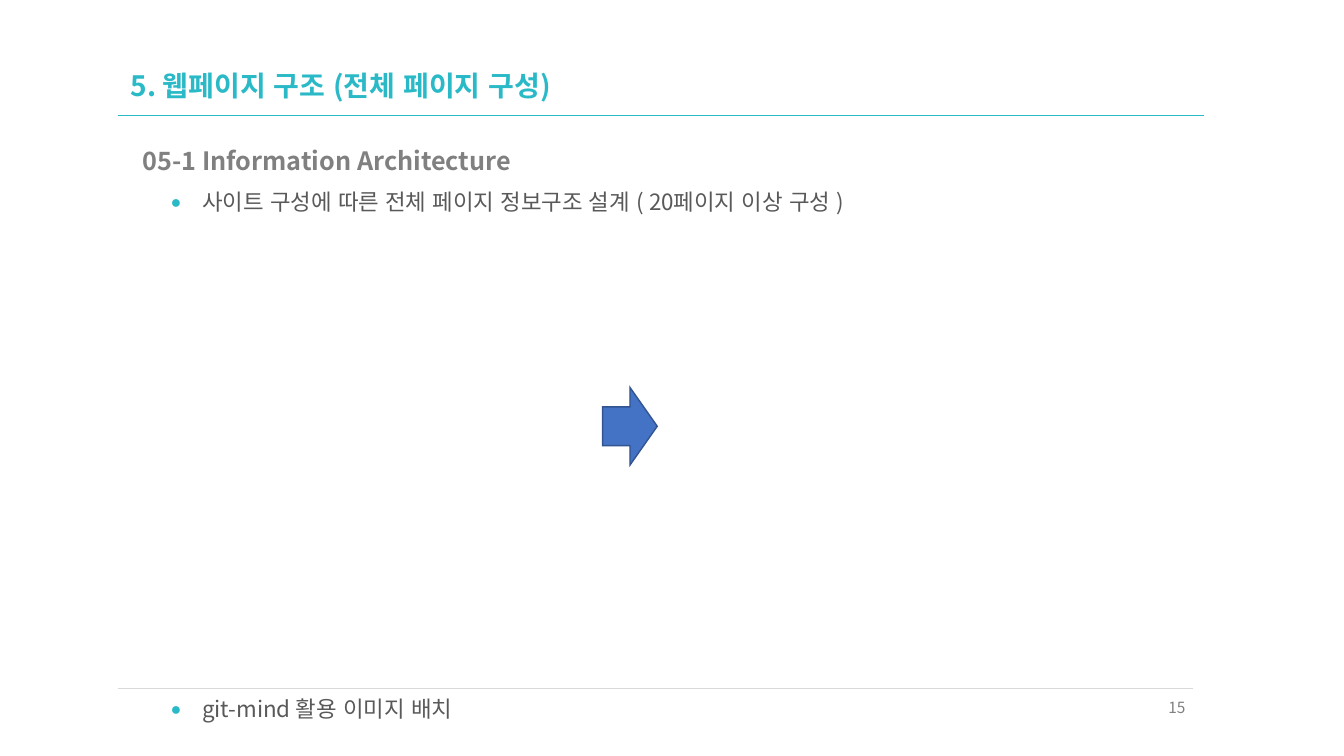
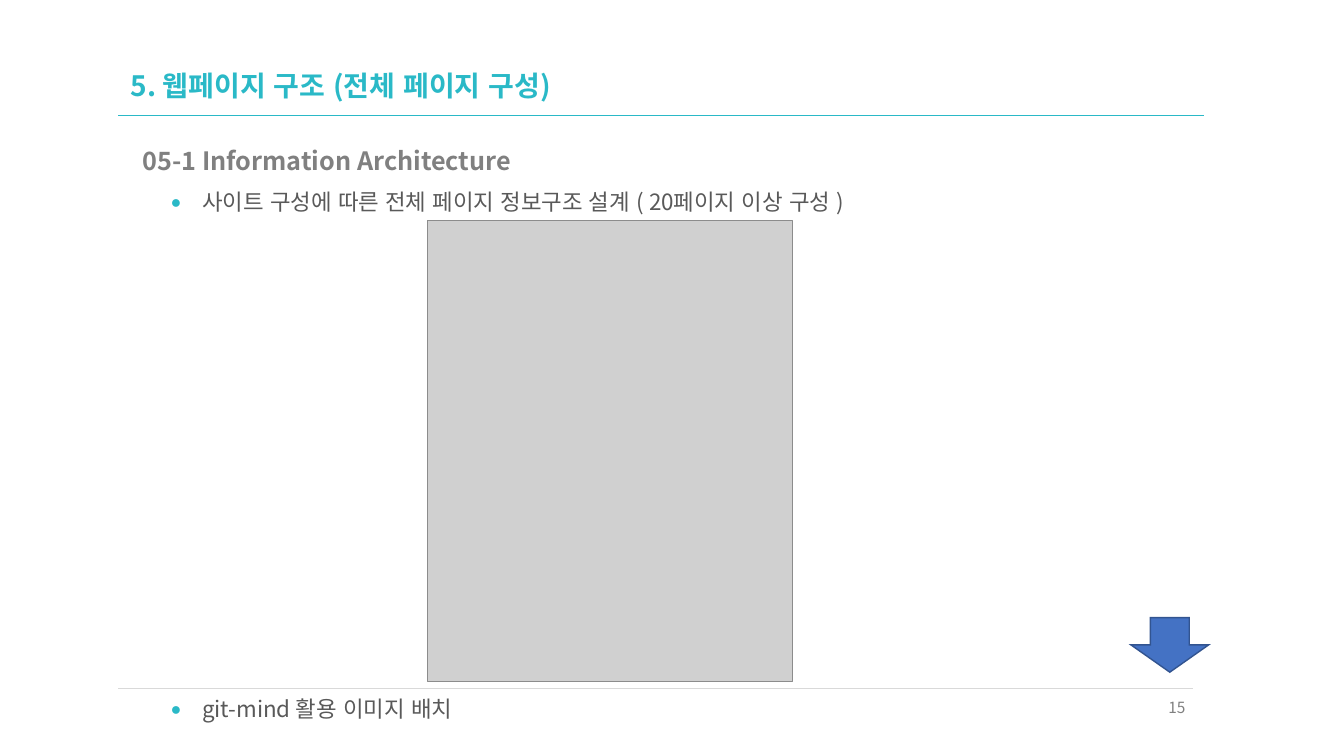
Before and after one commit to gyuwanc1/b_gyuwan, a slide deck: slide 15 of Navien House.pptx. Drawn at 1344x756 pixels with LibreOffice and Linux fonts; fonts in the diff are those of the drawing; grey boxes stand for pictures. Boxes give left, top, right and bottom in pixels: in the first picture for what was removed or moved away, otherwise in the second. Text is boxed around its words. In the diff, an @@ line names an element or a change of style, - is before the commit and + after.

```diff
--- a/Navien House.pptx
+++ b/Navien House.pptx
@@ picture added at (427,221,793,682) @@
@@ right arrow removed at (603,387,657,465) @@
@@ right arrow added at (1131,618,1208,672), fill #4472C4, outline #325491 1 pt @@
```
Also in this commit, not shown: 4 other slides changed, 1 slide added.
